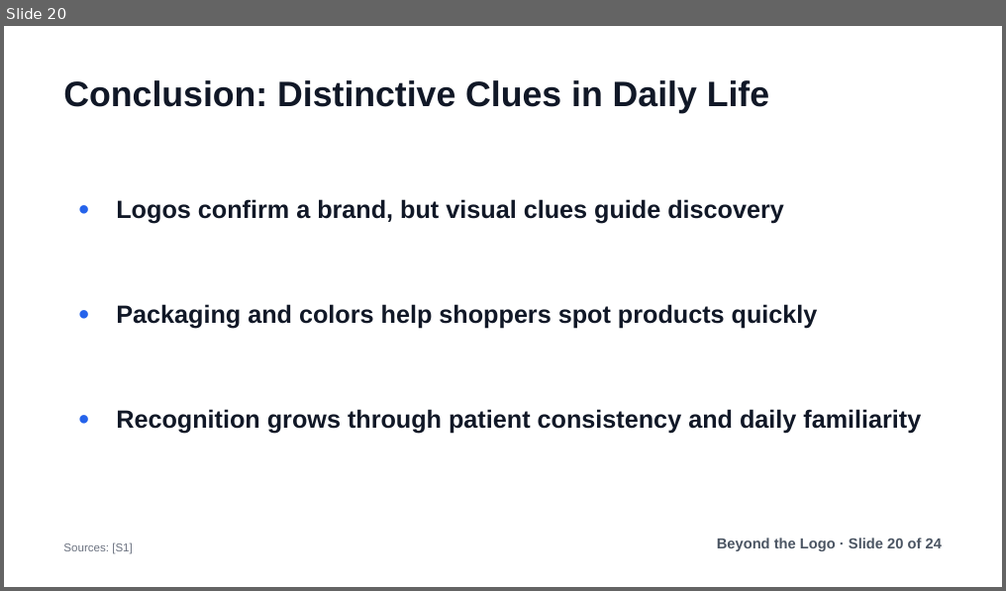
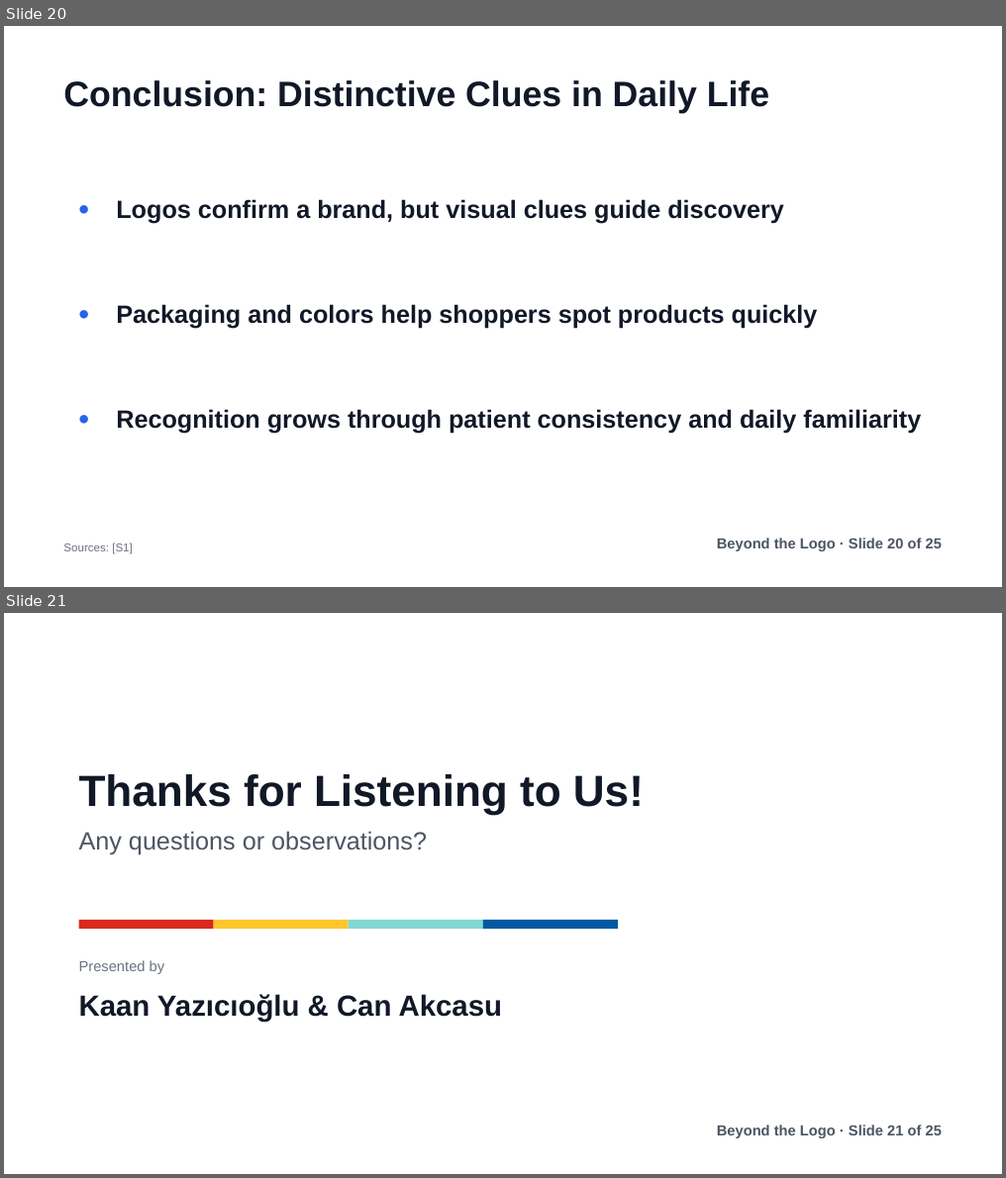
Before and after one commit to kaanzapkinus/beyond-the-logo, a slide deck: presentation/Beyond_the_Logo.pptx. Shown one above the other, each under a label of ours: slide 20 before the commit, slides 20 and 21 after it. The pictures are 1006x591 and 1006x1178 pixels, drawn with LibreOffice and Linux fonts; fonts in the diff are those of the drawing. Boxes give left, top, right and bottom in pixels: in the first picture for what was removed or moved away, otherwise in the second. Text is boxed around its words. In the diff, an @@ line names an element or a change of style, - is before the commit and + after.

Commit message:
Add dedicated closing slide (Thanks for Listening to Us) and update presenter names

```diff
--- a/presentation/Beyond_the_Logo.pptx
+++ b/presentation/Beyond_the_Logo.pptx
@@ slide 21 added at <box>4,613,1002,1174</box>, background #FFFFFF @@
@@ text added at <box>79,774,644,856</box>, 24 pt, text #4B5563 @@
+Thanks for Listening to Us!
+Any questions or observations?
@@ rectangle added at <box>79,920,214,929</box>, fill #DA291C @@
@@ rectangle added at <box>214,920,349,929</box>, fill #FFC72C @@
@@ rectangle added at <box>349,920,483,929</box>, fill #81D8D0 @@
@@ rectangle added at <box>483,920,618,929</box>, fill #0058A3 @@
@@ text added at <box>79,960,165,974</box>, 14 pt, text #6B7280 @@
+Presented by
@@ text added at <box>79,994,503,1022</box>, 28 pt, text #111827, bold @@
+Kaan Yazıcıoğlu & Can Akcasu
@@ text added at <box>717,1125,942,1139</box>, 14 pt, text #4B5563, bold @@
+Beyond the Logo · Slide 21 of 25
@@ slide 20 changed as well @@
@@ text at <box>717,538,942,552</box>: text changed @@
-Beyond the Logo · Slide 20 of 24
+Beyond the Logo · Slide 20 of 25
```
Also in this commit, not shown: 23 other slides changed, 20 other files.
